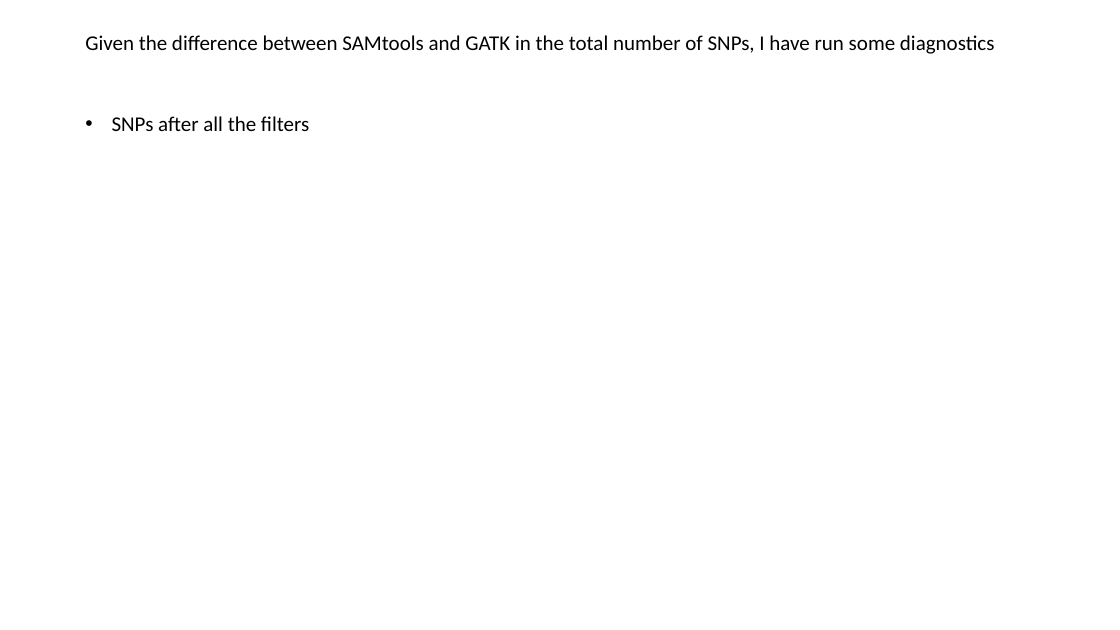
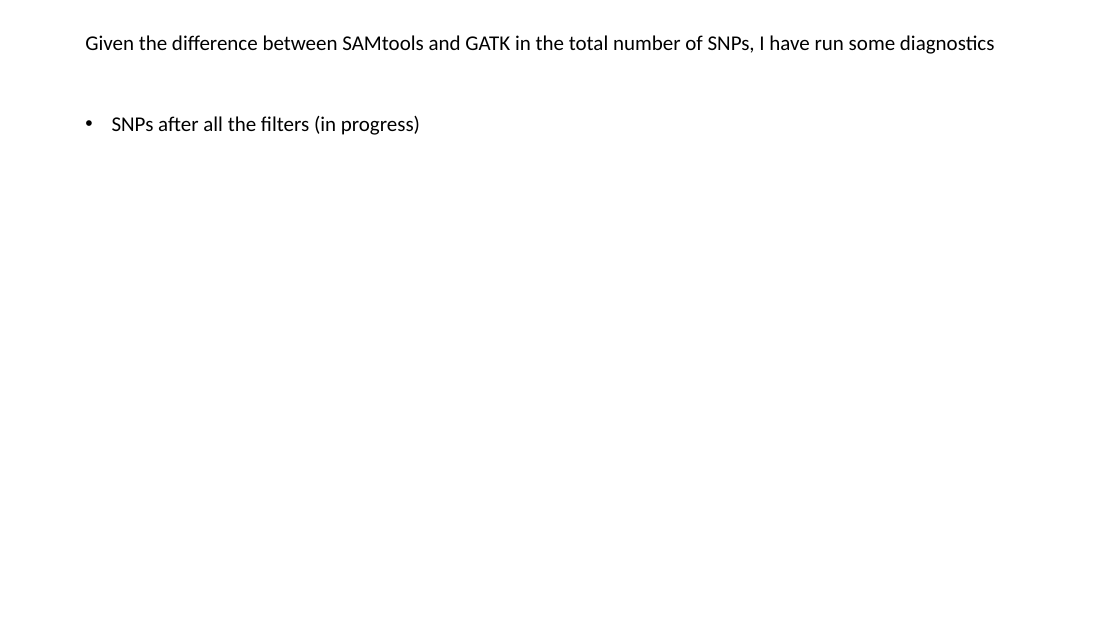
Before and after one commit to sam0per/Littorina_saxatilis_short_variants, a slide deck: slide 5 of short_genetic_variants/docs/short_indels.pptx. Drawn at 1120x630 pixels with LibreOffice and Linux fonts; fonts in the diff are those of the drawing. Boxes give left, top, right and bottom in pixels: in the first picture for what was removed or moved away, otherwise in the second. Text is boxed around its words. In the diff, an @@ line names an element or a change of style, - is before the commit and + after.

```diff
--- a/short_genetic_variants/docs/short_indels.pptx
+++ b/short_genetic_variants/docs/short_indels.pptx
@@ text at [112, 116, 420, 135]: text changed @@
-• SNPs after all the filters
+• SNPs after all the filters (in progress)
```
Also in this commit, not shown: 8 other slides changed, 4 slides added, 2 other files.
